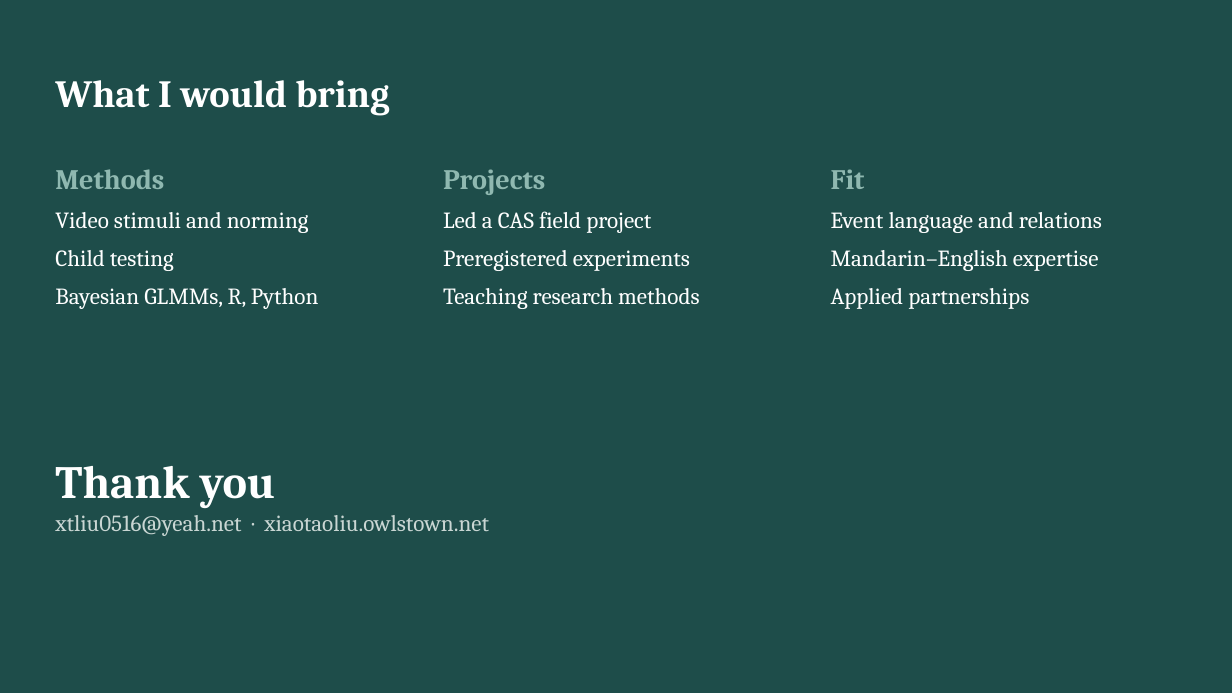
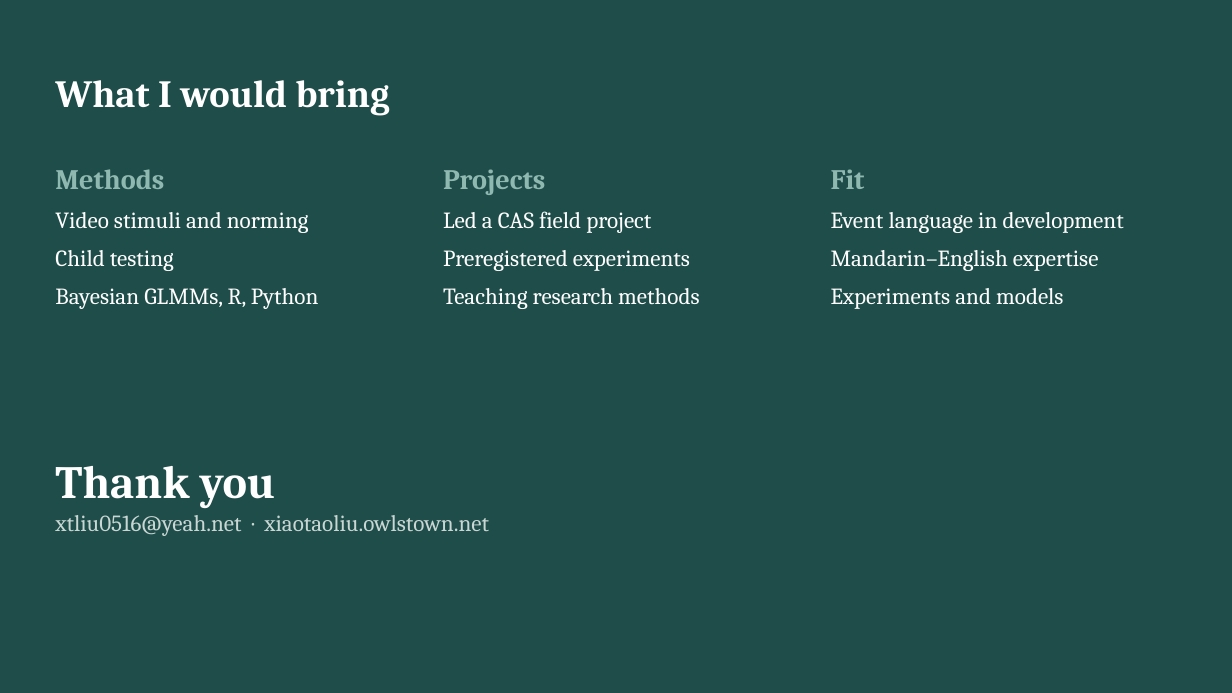
Before and after one commit to xtaoliu/claude, a slide deck: slide 13 of Liu_postdoc_interview_talk.pptx. Drawn at 1232x693 pixels with LibreOffice and Linux fonts; fonts in the diff are those of the drawing. Boxes give left, top, right and bottom in pixels: in the first picture for what was removed or moved away, otherwise in the second. Text is boxed around its words. In the diff, an @@ line names an element or a change of style, - is before the commit and + after.

```diff
--- a/Liu_postdoc_interview_talk.pptx
+++ b/Liu_postdoc_interview_talk.pptx
@@ text at bbox=[831, 212, 1124, 233]: text changed @@
-Event language and relations
+Event language in development
@@ text at bbox=[831, 288, 1063, 309]: text changed @@
-Applied partnerships
+Experiments and models
```
Also in this commit, not shown: 2 other slides changed, 4 slides added, 4 slides removed, 1 other file.
